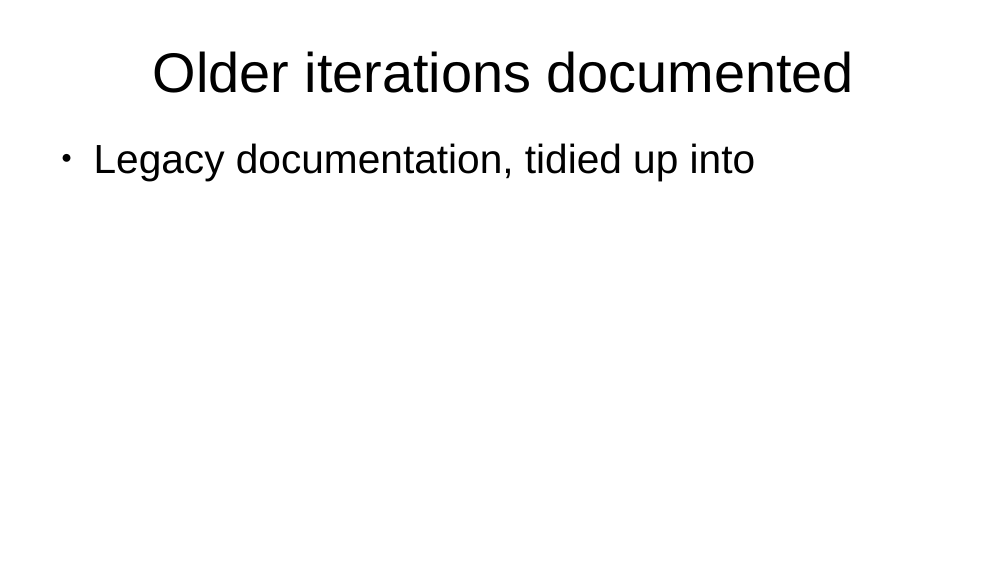
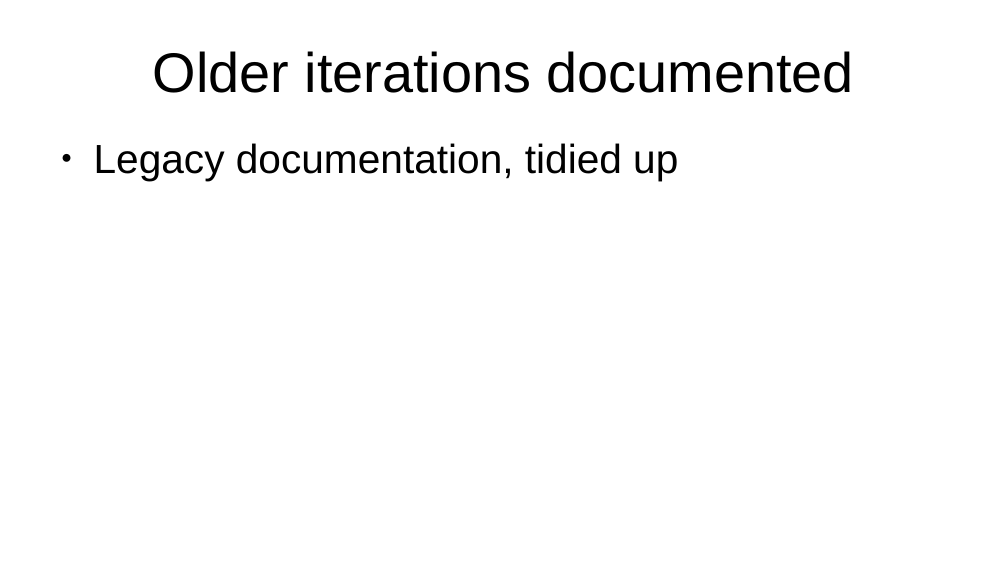
Before and after one commit to Replicon-genetics/rg_exploder_public_documents, a slide deck: slide 7 of Overlap_types_decription.odp (slide 5 before the commit). Drawn at 1008x567 pixels with LibreOffice and Linux fonts; fonts in the diff are those of the drawing. Boxes give left, top, right and bottom in pixels: in the first picture for what was removed or moved away, otherwise in the second. Text is boxed around its words. In the diff, an @@ line names an element or a change of style, - is before the commit and + after.

```diff
--- a/Overlap_types_decription.odp
+++ b/Overlap_types_decription.odp
@@ text at (94, 143, 678, 181): text changed @@
-● Legacy documentation, tidied up into
+● Legacy documentation, tidied up
```
Also in this commit, not shown: 2 slides added, 1 other file.
